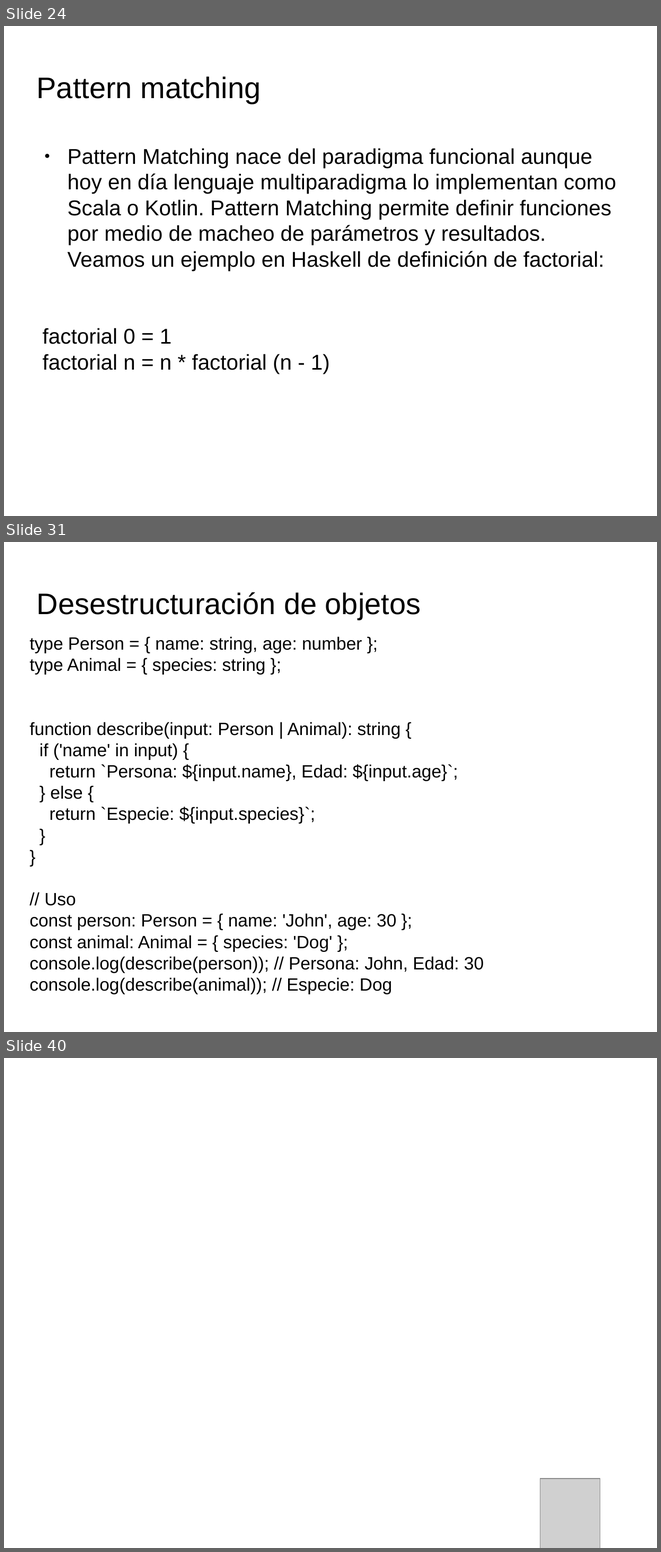
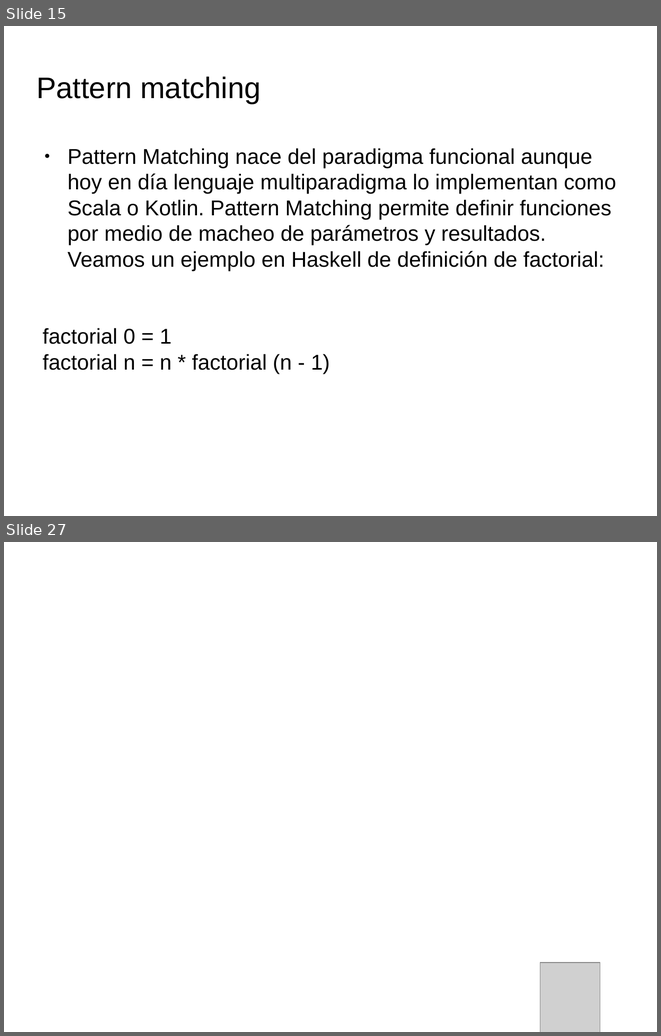
Before and after one commit to Agustin-Nicolas-Torres/paradigmaUAP2025, a slide deck: funcional/clase3.pptx. Shown one above the other, each under a label of ours: slides 24, 31 and 40 before the commit, slides 15 and 27 after it; the slides between them are not shown. The pictures are 661x1552 and 661x1036 pixels, drawn with LibreOffice and Linux fonts; fonts in the diff are those of the drawing; grey boxes stand for pictures; background and template pictures are left out. Boxes give left, top, right and bottom in pixels: in the first picture for what was removed or moved away, otherwise in the second. Text is boxed around its words. In the diff, an @@ line names an element or a change of style, - is before the commit and + after.

```diff
--- a/funcional/clase3.pptx
+++ b/funcional/clase3.pptx
@@ slide 31 removed at box(4, 542, 657, 1032), background picture (left out) @@
@@ text removed at box(37, 592, 421, 619) @@
-Desestructuración de objetos
@@ text removed at box(29, 636, 484, 994) @@
-type Person = { name: string, age: number };
-type Animal = { species: string };
-function describe(input: Person | Animal): string {
-if ('name' in input) {
-return `Persona: ${input.name}, Edad: ${input.age}`;
-} else {
-return `Especie: ${input.species}`;
-}
-}
-// Uso
-const person: Person = { name: 'John', age: 30 };
-const animal: Animal = { species: 'Dog' };
-console.log(describe(person)); // Persona: John, Edad: 30
-console.log(describe(animal)); // Especie: Dog
@@ what was slide 24 is now slide 15 @@
@@ what was slide 40 is now slide 27 @@
```
Also in this commit, not shown: 2 slides changed, 8 slides added, 20 other slides removed, 1 other file.
